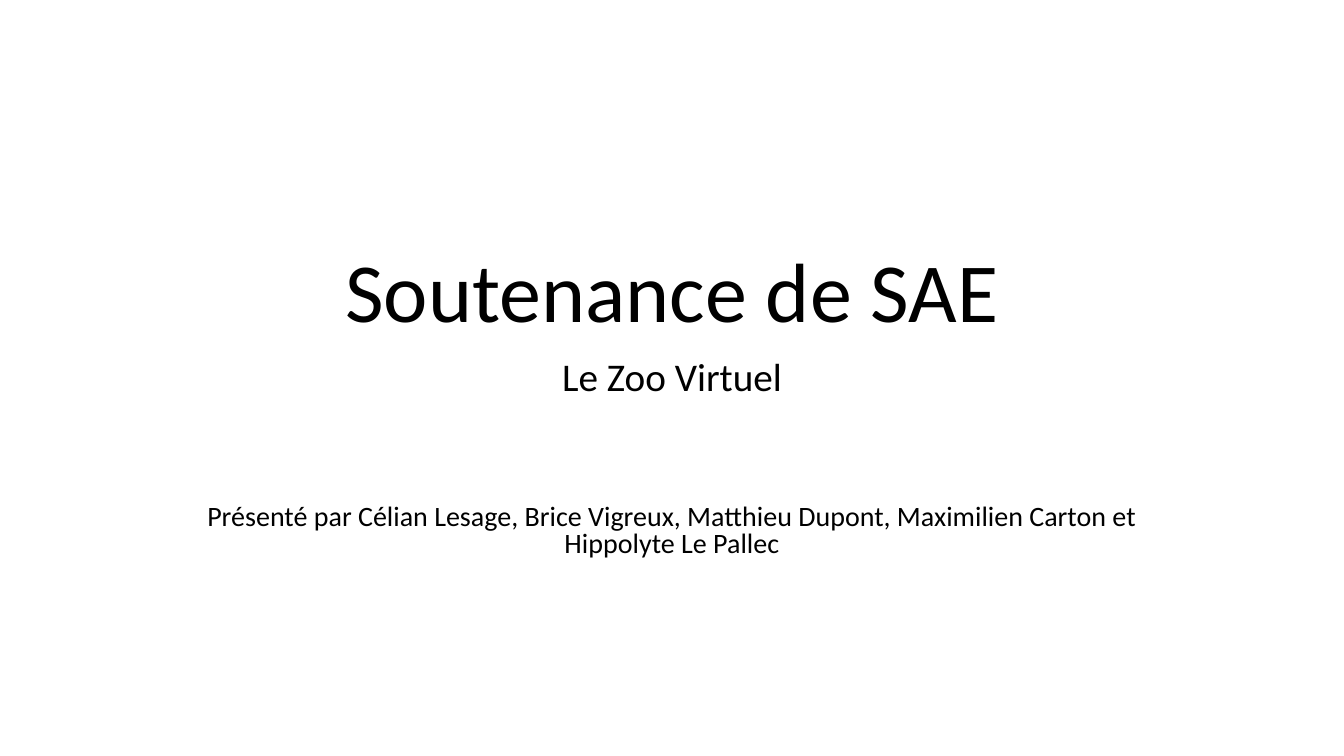
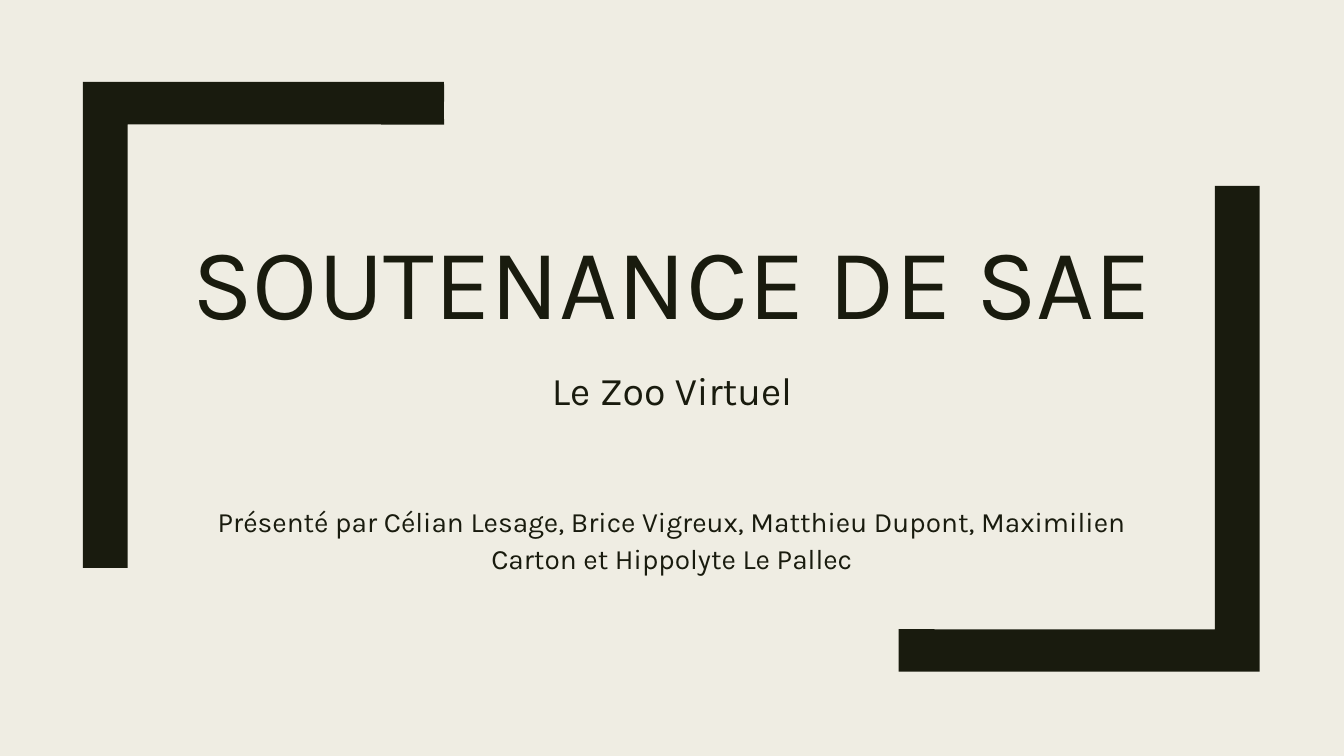
Before and after one commit to paastabox/virtual-zoo, a slide deck: slide 1 of Soutenance de SAE.pptx. Drawn at 1344x756 pixels with LibreOffice and Linux fonts; fonts in the diff are those of the drawing. Boxes give left, top, right and bottom in pixels: in the first picture for what was removed or moved away, otherwise in the second. Text is boxed around its words. In the diff, an @@ line names an element or a change of style, - is before the commit and + after.

```diff
--- a/Soutenance de SAE.pptx
+++ b/Soutenance de SAE.pptx
@@ background #FFFFFF to #EFEDE3 @@
@@ freeform shape added at [83,82,444,568], fill #191B0E @@
@@ freeform shape added at [899,186,1260,671], fill #191B0E @@
@@ title at [192,254,1151,321]: text changed; size 60 to 72 pt; font Calibri to Karla; text colour #000000 to #191B0E @@
-Soutenance de SAE
+SOUTENANCE DE SAE
@@ subtitle "Le Zoo Virtuel" at [218,378,1125,576]: font Calibri to Karla, text colour #000000 to #191B0E; line spacing 0.8 to 1.12; less space between paragraphs @@
```
Also in this commit, not shown: 1 other slide changed, 1 slide added.
